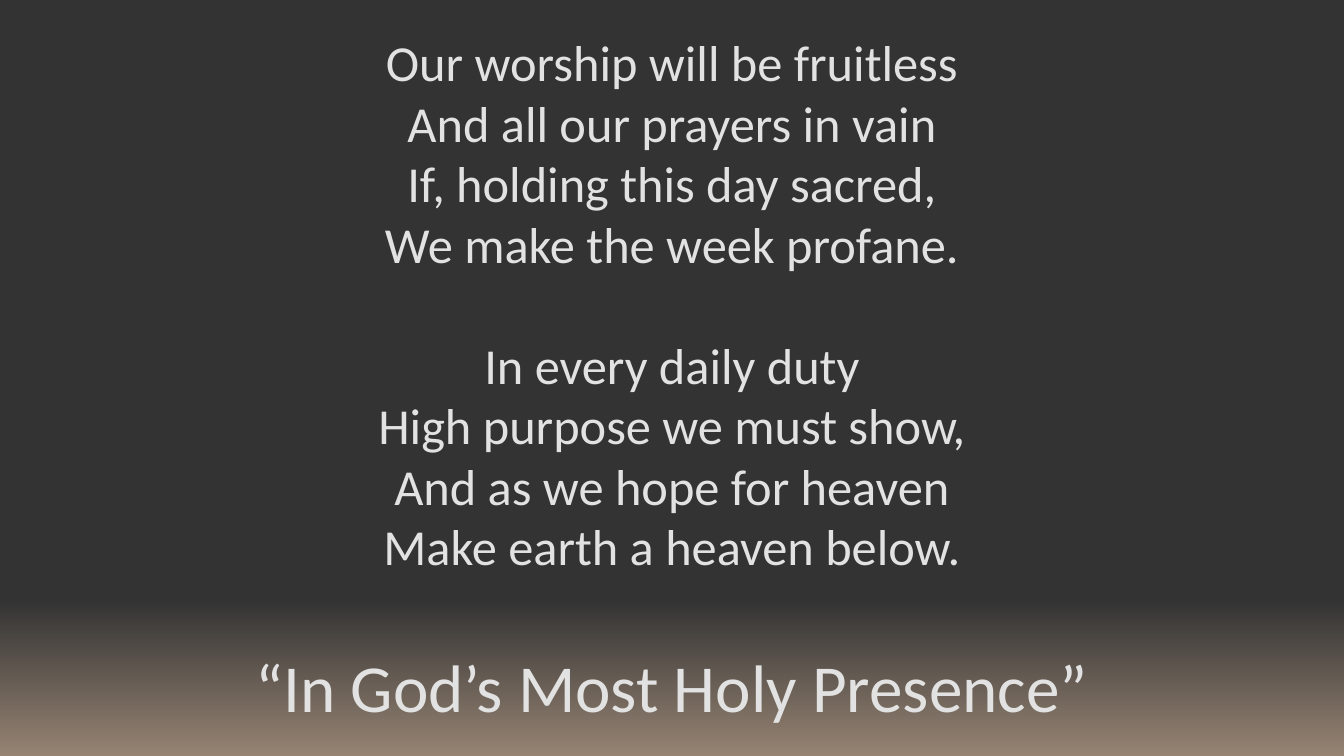
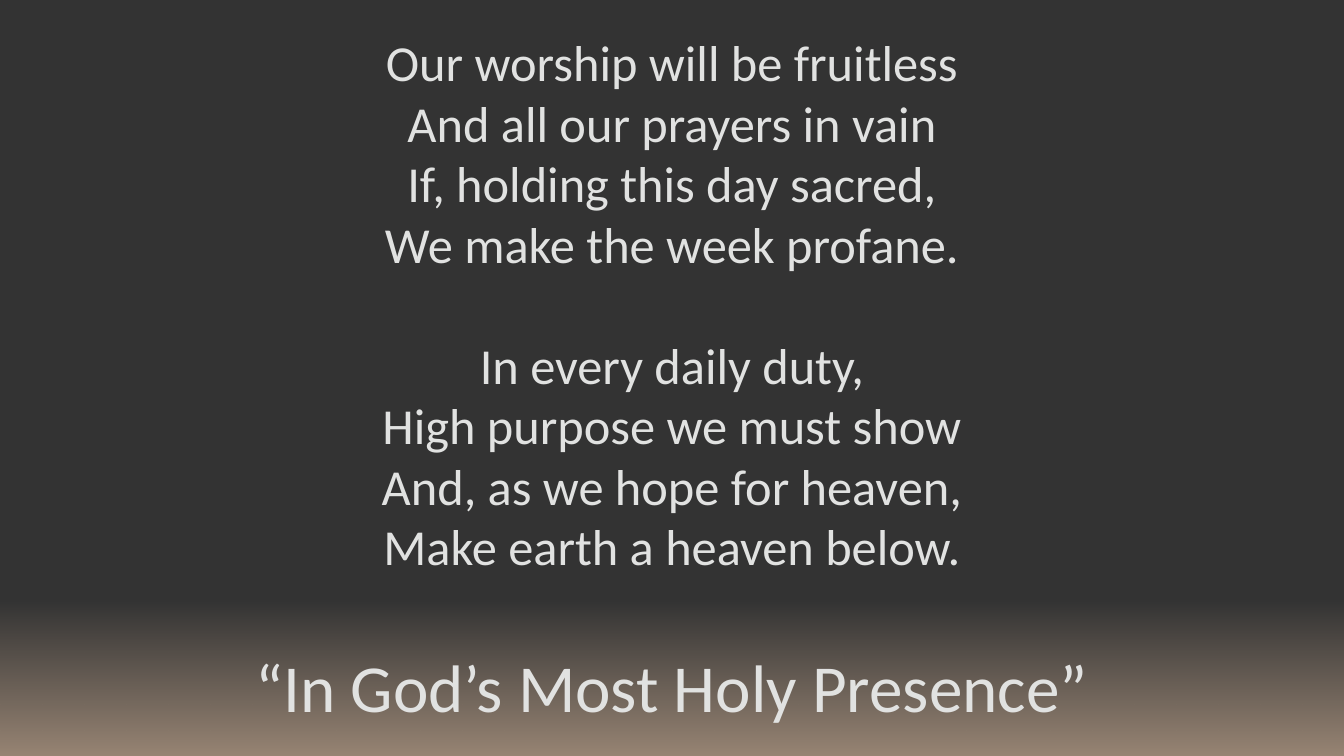
Before and after one commit to kevinmcmilian/ZarahemlaHymnPPTs, a slide deck: slide 2 of 41 - In God's Most Holy Presence.pptx. Drawn at 1344x756 pixels with LibreOffice and Linux fonts; fonts in the diff are those of the drawing. Boxes give left, top, right and bottom in pixels: in the first picture for what was removed or moved away, otherwise in the second. Text is boxed around its words. In the diff, an @@ line names an element or a change of style, - is before the commit and + after.

```diff
--- a/41 - In God's Most Holy Presence.pptx
+++ b/41 - In God's Most Holy Presence.pptx
@@ text at (382, 349, 962, 513): text changed @@
-In every daily duty
-High purpose we must show,
-And as we hope for heaven
+In every daily duty,
+High purpose we must show
+And, as we hope for heaven,
```
Also in this commit, not shown: 1 other slide changed, 8 other files.
